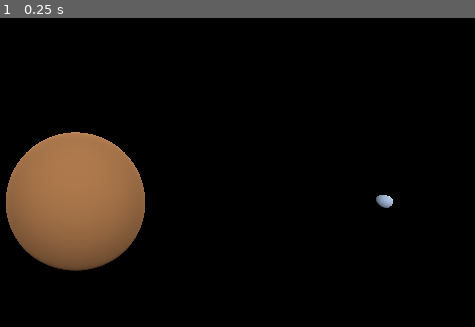
Above: before the commit, frame 1.
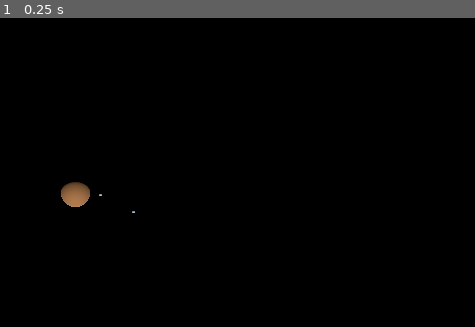
Above: after the commit, the same moment.

Repository: clementboye-dot/synchronisation-orbitale
Game: Godot game, scene res://node_3d.tscn
Same seed, same stepped clock (60 frames per second), same inputs: the game is played once before the commit and once after it. The project has no main scene, so this scene is started directly.
Inputs:
- Up to frame 1 (0.25 s): no input

The runs differ from the first frame. In frame 1, 10% of the frame differs, in the area x 1-83%, y 36-82%.

Commit message:
essayer de comprendre

Diff:
--- a/Astre.gd
+++ b/Astre.gd
@@ -14,6 +14,7 @@
 @export_group("Simulation gravitationnelle")
 @export var masse : float
 @export var masse_jupiter : float
+@export var rayon_initial : float
 
 
 @export_group("Paramètres de la méthode d'Euler")
@@ -27,11 +28,8 @@
 var D : float = 24.97e6 #(m)
 var Zeta : float = 4e16 #(N⋅s/m)
 
-
-var r_i1 : Vector3
-var r_i2 : Vector3
-var v_i1 : Vector3
-var v_i2 : Vector3
+var r_i : Vector3
+var v_i : Vector3
 
 var periode : float
 
@@ -39,24 +37,24 @@
 # Called when the node enters the scene tree for the first time.
 func _ready() -> void:
 	#---POSITIONS INITIALES---#
-	r_i1 = (R_p - D/2) * Vector3(1, 0, 0)
-	r_i2 = (R_p + D/2) * Vector3(1, 0, 0)
-	position = conv_position_reelle_a_simulee(r_i1)
-	position = conv_position_reelle_a_simulee(r_i2)
+	r_i = rayon_initial * Vector3(1, 0, 0)
+
+	position = conv_position_reelle_a_simulee(r_i)
+
 	#---VITESSES INITIALES---#
-	v_i1 = (3.0/4.0) * V_p * Vector3(0, 0, 1)
-	v_i2 = (5.0/4.0) * V_p * Vector3(0, 0, 1)
-	print(v_i1)
-	periode = 2 * PI * r_i1.length() / v_i1.length()
+	v_i = (3.0/4.0) * V_p * Vector3(0, 0, 1)
+	#v_i2 = (5.0/4.0) * V_p * Vector3(0, 0, 1)
+
+	periode = 2 * PI * r_i.length() / v_i.length()
 
 
 
 # Called every frame. 'delta' is the elapsed time since the previous frame.
 func _process(delta: float) -> void:
 	appliquer_euler(delta)
-	position = conv_position_reelle_a_simulee(r_i1)
-	position = conv_position_reelle_a_simulee(r_i2)
-
+	position = conv_position_reelle_a_simulee(r_i)
+	if centre_rotation != null:
+		position += centre_rotation.position
 
 func force_gravitationnelle(position_reelle : Vector3) -> Vector3:
 	"""Calcule la force gravitationnelle excercée sur le point d'Europe par Jupiter
@@ -67,8 +65,8 @@
 	Retour:
 		La force gravitationnelle de Jupiter sur le point de la lune Europe.
 	"""
-	var force_g = -1 * G * masse * masse_jupiter * position_reelle / (position_reelle.length()**3)
-	#print(str(G)+ " "+str(masse)+" "+str(masse_jupiter)+" "+str(position_reelle)+" "+str(position_reelle.length()))
+	var force_g = -1 * G * masse * masse_jupiter  / (position_reelle.length()**3)
+	force_g = force_g * position_reelle
 	return force_g
 
 func appliquer_euler(temps_dernier_ecran : float) -> void:
@@ -86,20 +84,14 @@
 
 	for i in range(etapes_calcul_par_ecran):
 
-		var fg1 : Vector3 = force_gravitationnelle(r_i1)
-		var fg2 : Vector3 = force_gravitationnelle(r_i2)
-		var a1 = fg1 / masse
-		var a2 = fg2 / masse
+		var fg_i : Vector3 = force_gravitationnelle(r_i)
+		var a_i = fg_i / masse
 
+		var r_i_plus_1 = r_i + h * v_i
+		var v_i_plus_1 = v_i + h * a_i
 
-		var r_i1_plus_1 = r_i1 + h * v_i1
-		var v_i1_plus_1 = v_i1 + h * a1
-		var r_i2_plus_1 = r_i2 + h * v_i2
-		var v_i2_plus_1 = v_i2 + h * a2
-		r_i1 = r_i1_plus_1
-		v_i1 = v_i1_plus_1
-		r_i2 = r_i2_plus_1
-		v_i2 = v_i2_plus_1
+		r_i = r_i_plus_1
+		v_i = v_i_plus_1
 
 func conv_position_reelle_a_simulee(position_reelle : Vector3) -> Vector3:
 	"""Effectue la conversion d'une position réelle à une position de l'espace
--- a/node_3d.tscn
+++ b/node_3d.tscn
@@ -29,7 +29,7 @@
 script = SubResource("GDScript_a202f")
 
 [node name="Camera3D" type="Camera3D" parent="." unique_id=40552320]
-transform = Transform3D(1, 0, 0, 0, 0.93969256, 0.34202036, 0, -0.34202036, 0.93969256, 0, 4, 10)
+transform = Transform3D(1, 0, 0, 0, -4.371139e-08, 1, 0, -1, -4.371139e-08, 0, 50, 0)
 
 [node name="WorldEnvironment" type="WorldEnvironment" parent="." unique_id=1118695968]
 environment = SubResource("Environment_4xowi")
@@ -49,9 +49,10 @@
 transform = Transform3D(5, 0, 0, 0, 5, 0, 0, 0, 5, 0, 0, 0)
 shape = SubResource("SphereShape3D_noarx")
 
-[node name="Europe2" type="RigidBody3D" parent="Jupiter" unique_id=1170303323 node_paths=PackedStringArray("centre_rotation")]
+[node name="Europe2" type="RigidBody3D" parent="." unique_id=1170303323 node_paths=PackedStringArray("centre_rotation")]
+transform = Transform3D(1, 0, 0, 0, 1, 0, 0, 0, 1, 0, 0.092134476, 0)
 script = ExtResource("1_a202f")
-centre_rotation = NodePath("..")
+centre_rotation = NodePath("../Jupiter")
 periode_relative = 1.0
 min_distance_simulee = 3.0
 max_distance_simulee = 6.0
@@ -59,34 +60,36 @@
 max_distance_reelle = 700000000.0
 masse = 2.4e+22
 masse_jupiter = 1.989e+27
-etapes_calcul_par_ecran = 100
+rayon_initial = 677347000.0
+etapes_calcul_par_ecran = 20
 
-[node name="MeshInstance3D" type="MeshInstance3D" parent="Jupiter/Europe2" unique_id=123942423]
+[node name="MeshInstance3D" type="MeshInstance3D" parent="Europe2" unique_id=123942423]
 transform = Transform3D(0.5, 0, 0, 0, 0.5, 0, 0, 0, 0.5, 6, 0, 0)
 mesh = SubResource("SphereMesh_4xowi")
 surface_material_override/0 = SubResource("StandardMaterial3D_a202f")
 
-[node name="CollisionShape3D" type="CollisionShape3D" parent="Jupiter/Europe2" unique_id=994657330]
+[node name="CollisionShape3D" type="CollisionShape3D" parent="Europe2" unique_id=994657330]
 transform = Transform3D(0.5, 0, 0, 0, 0.5, 0, 0, 0, 0.5, 6, 0, 0)
 shape = SubResource("SphereShape3D_a202f")
 
-[node name="Europe1" type="RigidBody3D" parent="Jupiter/Europe2" unique_id=1983618798 node_paths=PackedStringArray("centre_rotation")]
+[node name="Europe1" type="RigidBody3D" parent="." unique_id=1983618798 node_paths=PackedStringArray("centre_rotation")]
 script = ExtResource("1_a202f")
-centre_rotation = NodePath("../..")
-periode_relative = 299819.0
+centre_rotation = NodePath("../Jupiter")
+periode_relative = 1.0
 min_distance_simulee = 3.0
 max_distance_simulee = 6.0
-min_distance_reelle = 652377000.0
-max_distance_reelle = 677347000.0
+min_distance_reelle = 600000000.0
+max_distance_reelle = 700000000.0
 masse = 2.4e+22
 masse_jupiter = 1.989e+27
-etapes_calcul_par_ecran = 20
+rayon_initial = 652377000.0
+etapes_calcul_par_ecran = 1
 
-[node name="MeshInstance3D" type="MeshInstance3D" parent="Jupiter/Europe2/Europe1" unique_id=1630661660]
+[node name="MeshInstance3D" type="MeshInstance3D" parent="Europe1" unique_id=1630661660]
 transform = Transform3D(0.5, 0, 0, 0, 0.5, 0, 0, 0, 0.5, 5, 0, 0)
 mesh = SubResource("SphereMesh_noarx")
 surface_material_override/0 = SubResource("StandardMaterial3D_a202f")
 
-[node name="CollisionShape3D" type="CollisionShape3D" parent="Jupiter/Europe2/Europe1" unique_id=441596831]
+[node name="CollisionShape3D" type="CollisionShape3D" parent="Europe1" unique_id=441596831]
 transform = Transform3D(0.5, 0, 0, 0, 0.5, 0, 0, 0, 0.5, 5, 0, 0)
 shape = SubResource("SphereShape3D_a0tk4")
